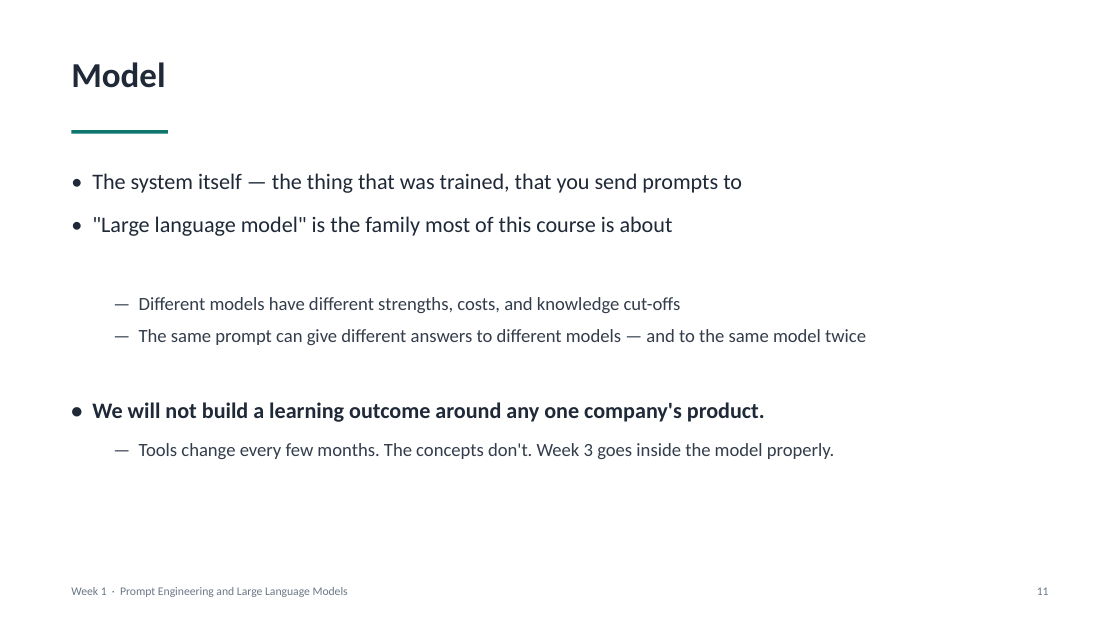
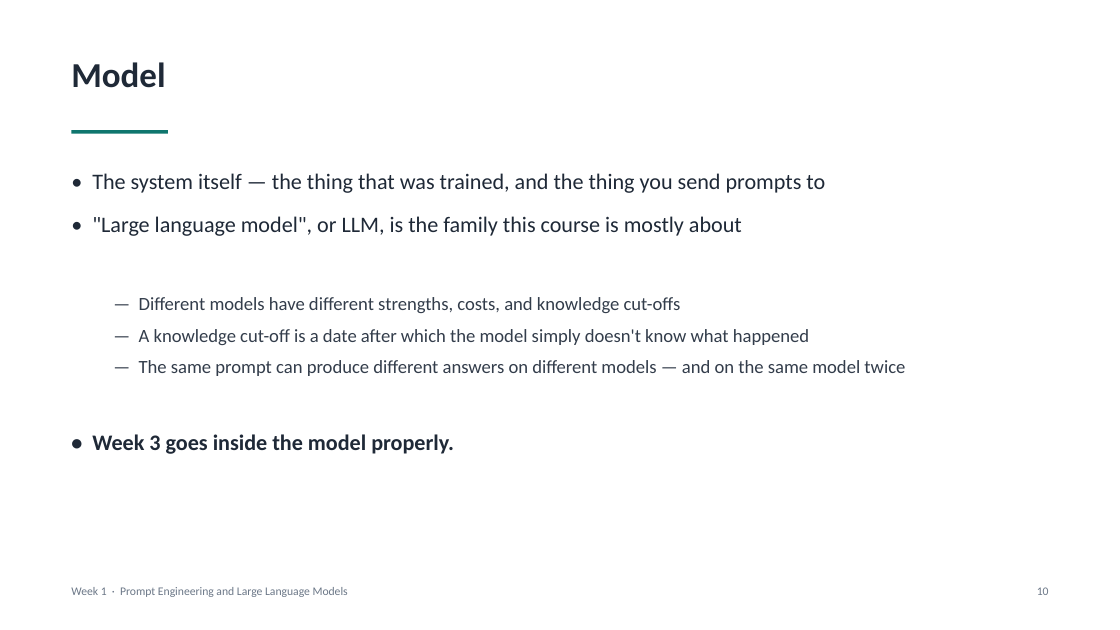
Before and after one commit to makyol/PromptEngineering, a slide deck: slide 10 of Lectures/week01/week01.pptx (slide 11 before the commit). Drawn at 1120x630 pixels with LibreOffice and Linux fonts; fonts in the diff are those of the drawing. Boxes give left, top, right and bottom in pixels: in the first picture for what was removed or moved away, otherwise in the second. Text is boxed around its words. In the diff, an @@ line names an element or a change of style, - is before the commit and + after.

```diff
--- a/Lectures/week01/week01.pptx
+++ b/Lectures/week01/week01.pptx
@@ text at [92, 173, 825, 236]: text changed @@
-• The system itself — the thing that was trained, that you send prompts to
-• "Large language model" is the family most of this course is about
+• The system itself — the thing that was trained, and the thing you send prompts to
+• "Large language model", or LLM, is the family this course is mostly about
@@ text at [92, 329, 905, 454]: text changed @@
-  — The same prompt can give different answers to different models — and to the same model twice
-• We will not build a learning outcome around any one company's product.
-  — Tools change every few months. The concepts don't. Week 3 goes inside the model properly.
+  — A knowledge cut-off is a date after which the model simply doesn't know what happened
+  — The same prompt can produce different answers on different models — and on the same model twice
+• Week 3 goes inside the model properly.
@@ text at [1037, 587, 1049, 595]: text changed @@
-11
+10
```
Also in this commit, not shown: 18 other slides changed, 5 slides added, 3 slides removed, 7 other files.
